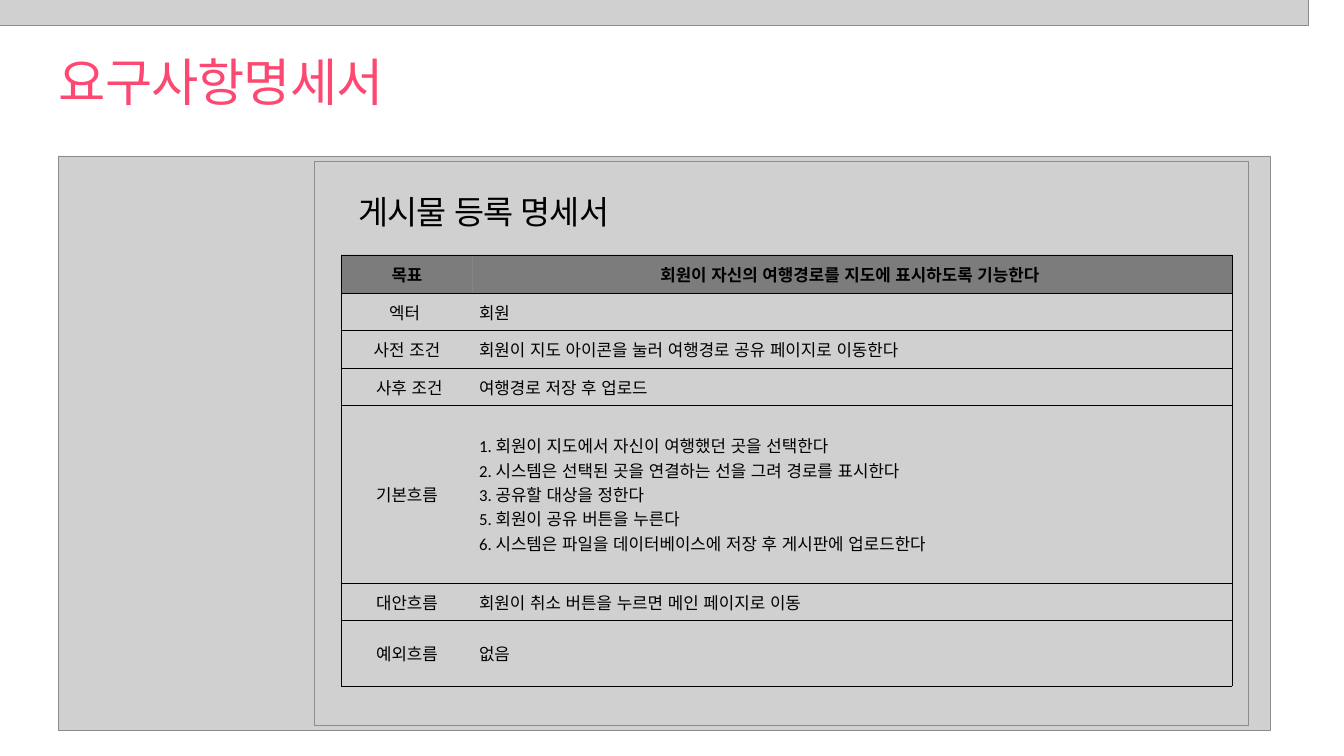
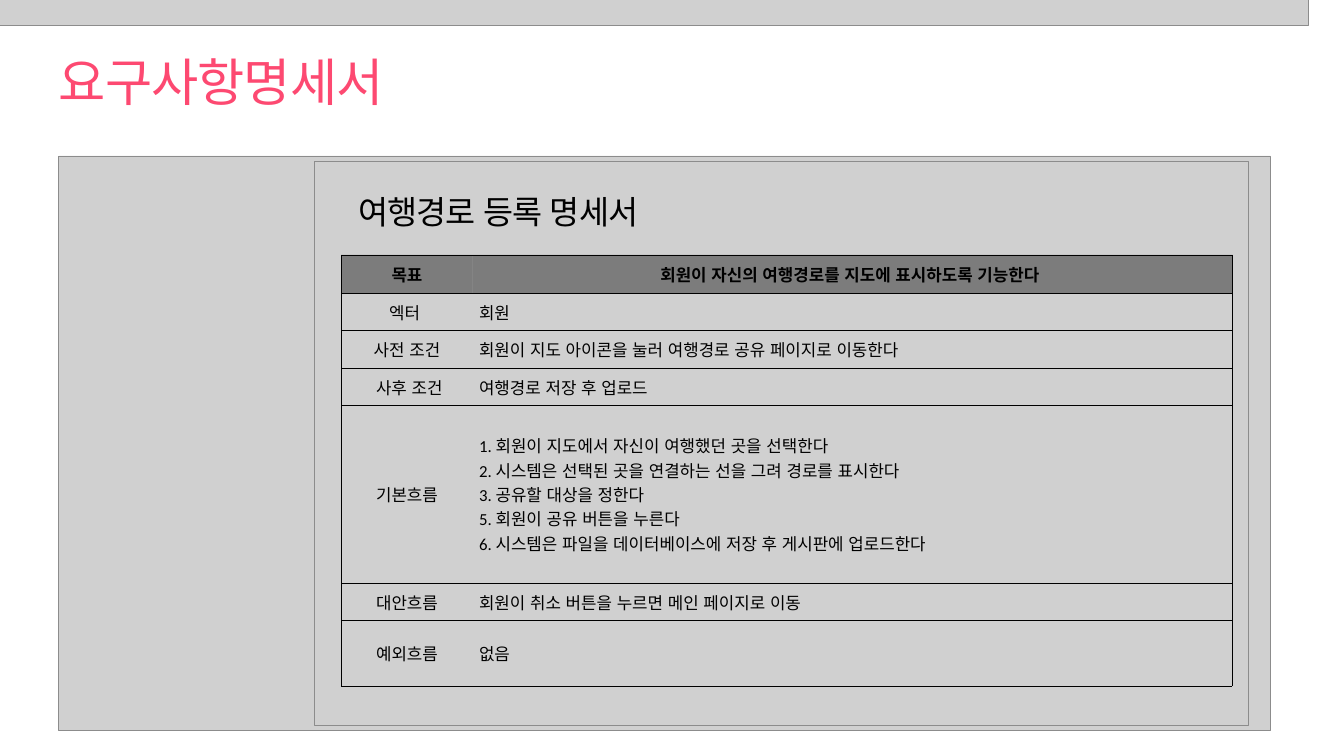
Before and after one commit to seodongseong/Travel_SNS_Team, a slide deck: slide 6 of 서동성/Travelgram0710.pptx. Drawn at 1344x756 pixels with LibreOffice and Linux fonts; fonts in the diff are those of the drawing; grey boxes stand for pictures. Boxes give left, top, right and bottom in pixels: in the first picture for what was removed or moved away, otherwise in the second. Text is boxed around its words. In the diff, an @@ line names an element or a change of style, - is before the commit and + after.

```diff
--- a/서동성/Travelgram0710.pptx
+++ b/서동성/Travelgram0710.pptx
@@ text at box(358, 197, 638, 227): text changed @@
-게시물 등록 명세서
+여행경로 등록 명세서
```
Also in this commit, not shown: 5 other slides changed, 2 slides added, 1 slide removed.
